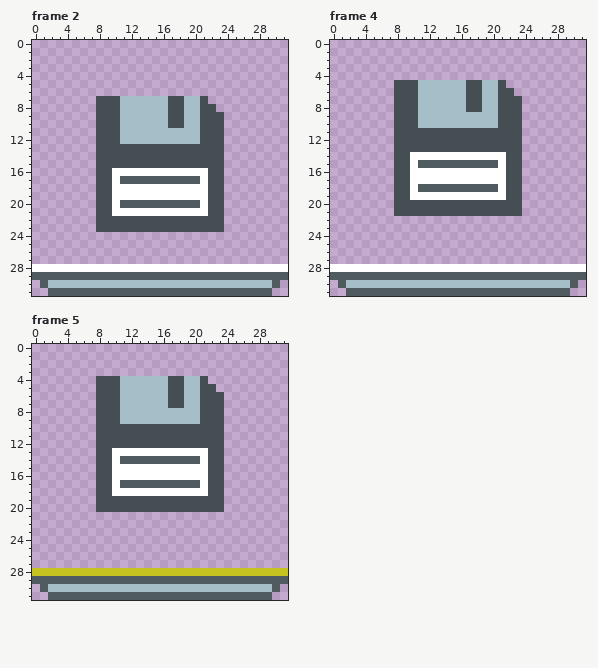
Two versions of one pixel-art file, build/img/checkpoint.ase. Above, as it was before the edit.
32x32 pixels, 5 frames. Shown: frame 2, frame 4, frame 5. The commit also changed other frames, which this record leaves out.
Once edited:
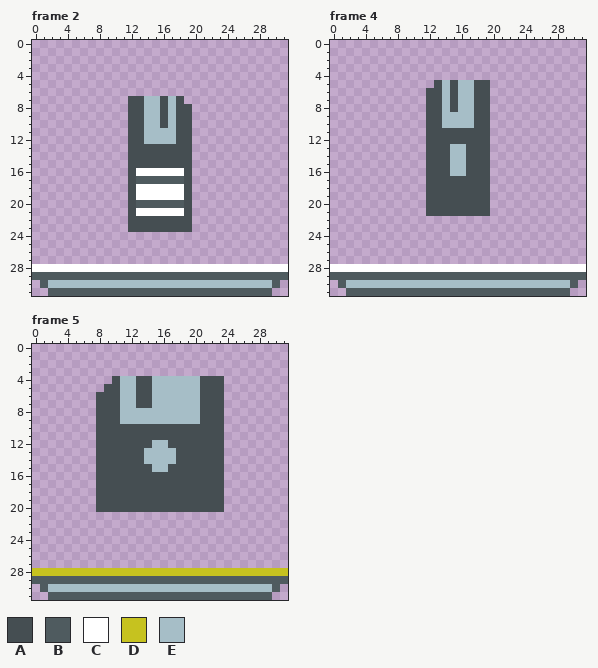
Palette (. is transparent): A #454e52  B #4f5b5f  C #ffffff  D #c6c21f  E #a6bec7
What changed:
Changed rows in their new state; - is an unchanged pixel.
Frame 2:
first column x 8:
 7 ....AA--AE-...--
 8 ....AA--AE-A...-
 9 ....AA--AE-A....
10 ....AA--AE-A....
11 ....AA----AA....
12 ....AA----AA....
13 ....--------....
14 ....--------....
15 ....--------....
16 ....A------A....
17 ....A------A....
18 ....A------A....
19 ....A------A....
20 ....A------A....
21 ....A------A....
22 ....--------....
23 ....--------....
Frame 4:
first column x 8:
 5 .....A-A-E-A..--
 6 ....AA-A-E-A...-
 7 ....AA-A-E-A....
 8 ....AA-A-E-A....
 9 ....AA----AA....
10 ....AA----AA....
11 ....--------....
12 ....--------....
13 ....---EE---....
14 ....AAAEEAAA....
15 ....AAAEEAAA....
16 ....AAAEEAAA....
17 ....AAAAAAAA....
18 ....AAAAAAAA....
19 ....AAAAAAAA....
20 ....--------....
21 ....--------....
Frame 5:
first column x 8:
 4 ..---AA--EE---AA
 5 .----AA--EE----A
 6 -----AA--EE-----
 7 -----AA--EE-----
first column x 10:
12 -----EE-----
13 AAAAEEEEAAAA
14 AAAAEEEEAAAA
15 AAAAAEEAAAAA
16 AAAAAAAAAAAA
17 AAAAAAAAAAAA
18 AAAAAAAAAAAA
Pixel boxes of the changes (left, top, right, bottom) in both pictures:
changed: (96, 96, 224, 232)
changed: (394, 80, 522, 216)
changed: (96, 376, 224, 408)
changed: (112, 440, 208, 496)
